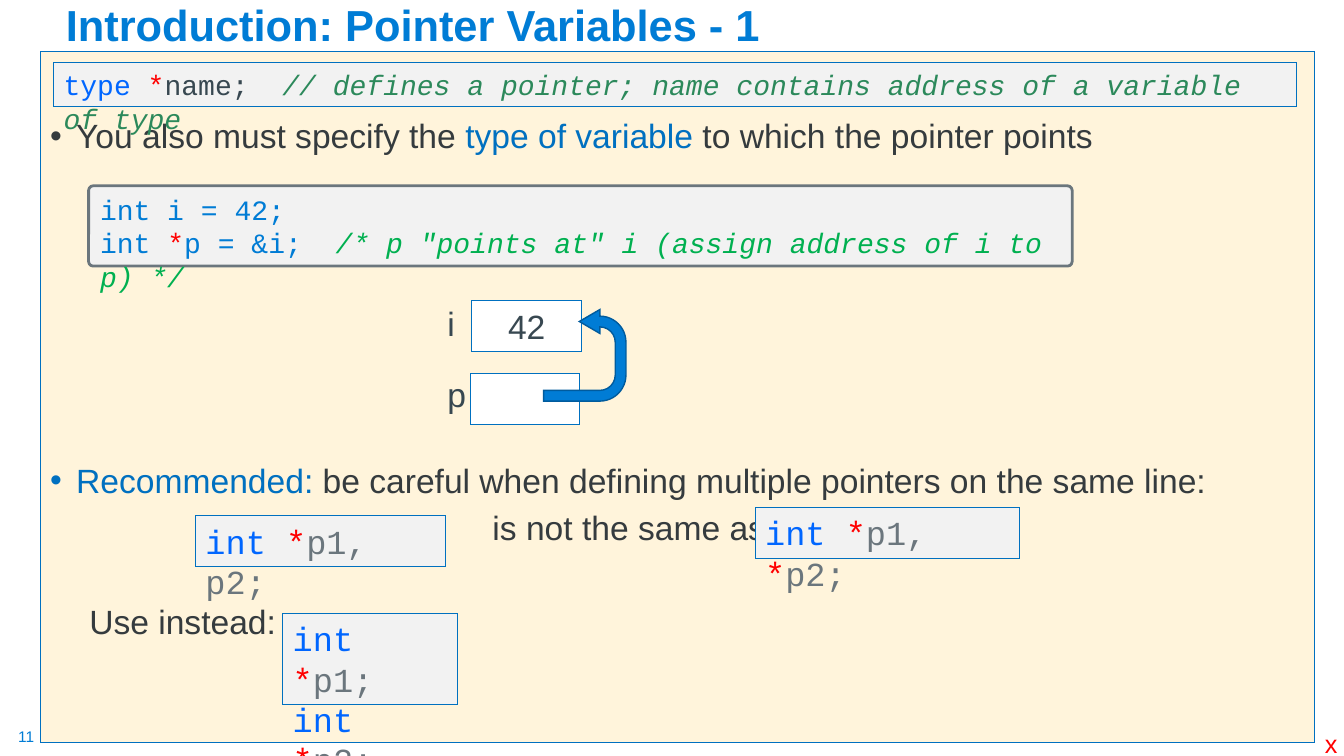
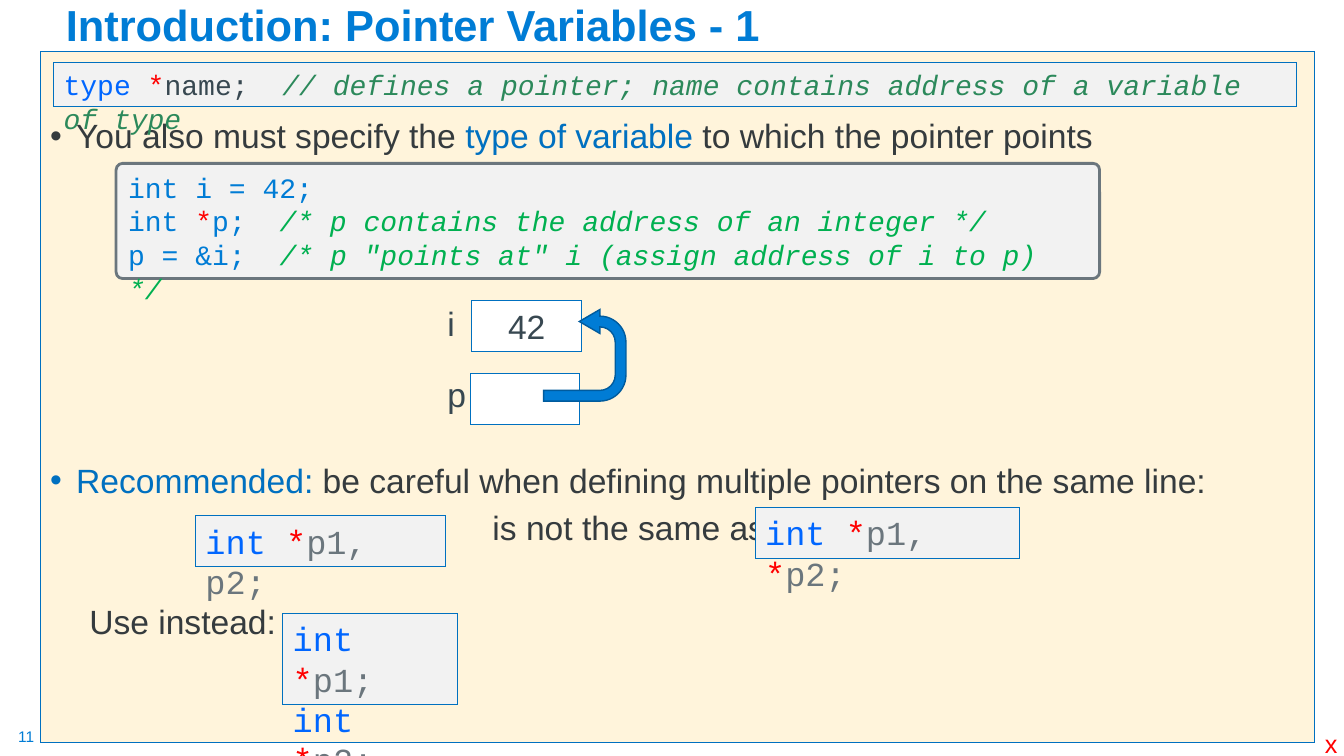
Before and after one commit to cse30-fa22/Muller_CSE30_Lecture_Slides, a slide deck: slide 11 of 03_C_Part2.pptx. Drawn at 1344x756 pixels with LibreOffice and Linux fonts; fonts in the diff are those of the drawing. Boxes give left, top, right and bottom in pixels: in the first picture for what was removed or moved away, otherwise in the second. Text is boxed around its words. In the diff, an @@ line names an element or a change of style, - is before the commit and + after.

```diff
--- a/03_C_Part2.pptx
+++ b/03_C_Part2.pptx
@@ rounded rectangle "int i = 42;": place and size @@
-rounded rectangle "int i = 42;" at bbox=[89, 186, 1073, 266]
+rounded rectangle "int i = 42;" at bbox=[116, 163, 1100, 278]
@@ text in rounded rectangle at bbox=[128, 212, 1037, 271]: text changed @@
-int *p = &i; /* p "points at" i (assign address of i to p) */
+int *p; /* p contains the address of an integer */
+p = &i; /* p "points at" i (assign address of i to p) */
```
Also in this commit, not shown: 17 other slides changed, 1 slide added, 12 slides removed, 2 other files.
